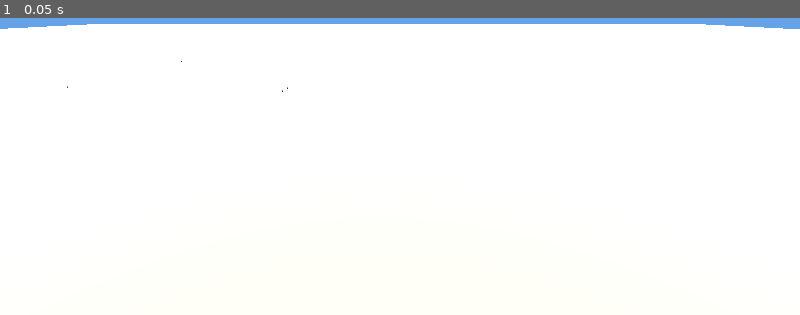
Above: before the commit, frame 1.
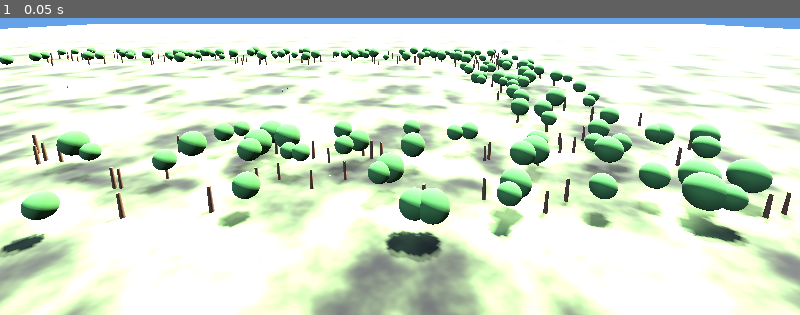
Above: after the commit, the same moment.

Repository: coybot/eco
Game: Godot game, scene res://scenes/environments/gate.tscn
Same seed, same stepped clock (60 frames per second), same inputs: the game is played once before the commit and once after it. This scene is started directly instead of the project's main scene.
Inputs:
- Up to frame 1 (0.05 s): no input

The runs differ from the first frame. In frame 1, 46% of the frame differs, in the area x 0-100%, y 6-100%.

Commit message:
M9 art pass: shared scene kit with shadows, ground variation and tree scatter
The sky/ground/lighting/tonemap block had been copy-pasted verbatim across four
environment scripts, each commented "copied from the previous one". That was
survivable as four identical copies and stops being survivable the moment the
look changes, because the perception gate and the demo scene MUST render
identically — a gate that measures recognition in a world the video is not shot
in is evidence about nothing. scene_kit.gd is now the single builder for both.

Adds shadows (which also give a small figure on open ground a cast shadow,
making it more legible from altitude), large-scale ground variation so terrain
reads as terrain rather than a green void, and a tree scatter drawn as one
MultiMesh rather than hundreds of nodes.

Scenery is strictly visual: no collision, no label metadata, never appended to
props, and kept clear of the flight corridors and the search area. The aircraft
cannot sense any of it, so an art change provably cannot move a detection result
or a gate score — which is the property that lets the M1 result survive the art
pass rather than needing to be re-argued.

Co-Authored-By: Claude Fable 5 <noreply@anthropic.com>

Diff:
--- a/drone/sim/godot/scripts/env_gate.gd
+++ b/drone/sim/godot/scripts/env_gate.gd
@@ -16,11 +16,11 @@
 ## deliberately a red-jacket figure and a bystander close enough to appear in
 ## the SAME frame (the hardest and most demo-relevant discrimination case).
 ##
-## Scene setup (sky/ground/lighting/WorldEnvironment) is copied from
-## env_countdemo.gd, which copied it from env_flightline.gd — in particular the
-## Filmic tonemap at 0.85 exposure, which is what fixed the washed-out
-## forward-camera captures. Colour fidelity is the entire point of this env, so
-## that tuning must not drift here.
+## Scene setup comes from scene_kit.gd, the SAME builder env_sar.gd uses.
+## That sharing is deliberate and load-bearing: colour fidelity is the entire
+## point of this rig, so if the gate rendered differently from the scene the
+## video is actually shot in, its measured recognition rate would be evidence
+## about a world that does not appear on screen.
 ##
 ## Coordinate convention: ENU (x=east, y=north) metres, same as every other env.
 extends Node3D
@@ -29,6 +29,7 @@
 # script class cache (never opened in the editor), so a bare `Humanoid` fails
 # to resolve when Godot is launched from the CLI. See humanoid.gd's note.
 const Humanoid = preload("res://scripts/humanoid.gd")
+const SceneKit = preload("res://scripts/scene_kit.gd")
 
 var WALLS: Array = []
 var doors: Dictionary = {}
@@ -48,9 +49,7 @@
 
 
 func _ready() -> void:
-	_add_sky_and_ground()
-	_add_lighting()
-	_add_environment()
+	SceneKit.build(self, true, 0)
 	_build_subjects()
 	FixedWingManager.register_env(self)
 	print("[env_gate] ready — %d humanoid subjects" % props.size())
@@ -70,65 +69,6 @@
 func _add(node: StaticBody3D) -> void:
 	add_child(node)
 	props.append(node)
-
-
-func _add_sky_and_ground() -> void:
-	var sphere := MeshInstance3D.new()
-	var sm := SphereMesh.new()
-	sm.radius = 3000.0
-	sm.height = 6000.0
-	sm.flip_faces = true
-	sphere.mesh = sm
-	var smat := StandardMaterial3D.new()
-	smat.shading_mode = BaseMaterial3D.SHADING_MODE_UNSHADED
-	smat.albedo_color = Color(0.34, 0.54, 0.88)
-	smat.cull_mode = BaseMaterial3D.CULL_BACK
-	sphere.material_override = smat
-	add_child(sphere)
-
-	var floor_mesh := MeshInstance3D.new()
-	var pm := PlaneMesh.new()
-	pm.size = Vector2(2000.0, 2000.0)
-	floor_mesh.mesh = pm
-	var fmat := StandardMaterial3D.new()
-	fmat.albedo_color = Color(0.32, 0.42, 0.24)
-	floor_mesh.material_override = fmat
-	add_child(floor_mesh)
-
-	var floor_body := StaticBody3D.new()
-	var floor_col := CollisionShape3D.new()
-	var floor_shape := BoxShape3D.new()
-	floor_shape.size = Vector3(2000.0, 0.2, 2000.0)
-	floor_col.shape = floor_shape
-	floor_col.position = Vector3(0.0, -0.1, 0.0)
-	floor_body.add_child(floor_col)
-	floor_body.collision_layer = 1   # LAYER_STRUCTURE (matches fixedwing_manager.gd)
-	add_child(floor_body)
-
-
-func _add_lighting() -> void:
-	var sun := DirectionalLight3D.new()
-	sun.light_energy = 1.2
-	sun.rotation_degrees = Vector3(-55.0, -30.0, 0.0)
-	add_child(sun)
-
-
-## Copied from env_flightline.gd via env_countdemo.gd — see those files for why
-## these specific values (fixes the washed-out forward-camera bug).
-func _add_environment() -> void:
-	var env := WorldEnvironment.new()
-	var environment := Environment.new()
-	environment.background_mode = Environment.BG_SKY
-	var sky := Sky.new()
-	var sky_mat := ProceduralSkyMaterial.new()
-	sky.sky_material = sky_mat
-	environment.sky = sky
-	environment.ambient_light_source = Environment.AMBIENT_SOURCE_SKY
-	environment.ambient_light_energy = 1.0
-	environment.tonemap_mode = Environment.TONE_MAPPER_FILMIC
-	environment.tonemap_exposure = 0.85
-	env.environment = environment
-	add_child(env)
 
 
 func add_wall(rect: Rect2, height: float = 60.0) -> void:
--- a/drone/sim/godot/scripts/env_sar.gd
+++ b/drone/sim/godot/scripts/env_sar.gd
@@ -35,6 +35,7 @@
 # See humanoid.gd — preloaded rather than referenced via `class_name`, since
 # this project has no global script class cache when launched from the CLI.
 const Humanoid = preload("res://scripts/humanoid.gd")
+const SceneKit = preload("res://scripts/scene_kit.gd")
 
 var WALLS: Array = []
 var doors: Dictionary = {}
@@ -92,9 +93,7 @@
 
 
 func _ready() -> void:
-	_add_sky_and_ground()
-	_add_lighting()
-	_add_environment()
+	SceneKit.build(self, true, 0)
 	_build_wall()
 	_build_tunnel()
 	_build_actors()
@@ -339,64 +338,6 @@
 
 
 # ------------------------------------------------------------------ scene setup
-func _add_sky_and_ground() -> void:
-	var sphere := MeshInstance3D.new()
-	var sm := SphereMesh.new()
-	sm.radius = 3000.0
-	sm.height = 6000.0
-	sm.flip_faces = true
-	sphere.mesh = sm
-	var smat := StandardMaterial3D.new()
-	smat.shading_mode = BaseMaterial3D.SHADING_MODE_UNSHADED
-	smat.albedo_color = Color(0.34, 0.54, 0.88)
-	smat.cull_mode = BaseMaterial3D.CULL_BACK
-	sphere.material_override = smat
-	add_child(sphere)
-
-	var floor_mesh := MeshInstance3D.new()
-	var pm := PlaneMesh.new()
-	pm.size = Vector2(2000.0, 2000.0)
-	floor_mesh.mesh = pm
-	var fmat := StandardMaterial3D.new()
-	fmat.albedo_color = Color(0.32, 0.42, 0.24)
-	floor_mesh.material_override = fmat
-	add_child(floor_mesh)
-
-	var floor_body := StaticBody3D.new()
-	var floor_col := CollisionShape3D.new()
-	var floor_shape := BoxShape3D.new()
-	floor_shape.size = Vector3(2000.0, 0.2, 2000.0)
-	floor_col.shape = floor_shape
-	floor_col.position = Vector3(0.0, -0.1, 0.0)
-	floor_body.add_child(floor_col)
-	floor_body.collision_layer = 1
-	add_child(floor_body)
-
-
-func _add_lighting() -> void:
-	var sun := DirectionalLight3D.new()
-	sun.light_energy = 1.2
-	sun.rotation_degrees = Vector3(-55.0, -30.0, 0.0)
-	add_child(sun)
-
-
-## See env_flightline.gd for why these exact values (washed-out capture fix).
-func _add_environment() -> void:
-	var env := WorldEnvironment.new()
-	var environment := Environment.new()
-	environment.background_mode = Environment.BG_SKY
-	var sky := Sky.new()
-	var sky_mat := ProceduralSkyMaterial.new()
-	sky.sky_material = sky_mat
-	environment.sky = sky
-	environment.ambient_light_source = Environment.AMBIENT_SOURCE_SKY
-	environment.ambient_light_energy = 1.0
-	environment.tonemap_mode = Environment.TONE_MAPPER_FILMIC
-	environment.tonemap_exposure = 0.85
-	env.environment = environment
-	add_child(env)
-
-
 ## Same contract as the other envs, so the standard "raise_wall" inject works
 ## here too on top of the permanent wall built at _ready().
 func add_wall(rect: Rect2, height: float = 60.0) -> void:
--- /dev/null
+++ b/drone/sim/godot/scripts/scene_kit.gd
@@ -0,0 +1,168 @@
+## Shared outdoor scene setup: sky, ground, light, tonemapping, scenery.
+##
+## The sky/ground/lighting/WorldEnvironment block was copy-pasted verbatim
+## across env_flightline, env_countdemo, env_gate and env_sar, with comments in
+## each saying "copied from the previous one". That was survivable while it was
+## four identical copies; it stops being survivable the moment the look changes,
+## because the perception gate (env_gate) and the demo scene (env_sar) MUST
+## render identically. If they drift, the gate's measured recognition rate is no
+## longer evidence about the scene the video is actually shot in.
+##
+## The Filmic tonemap at 0.85 exposure is load-bearing, not taste: it is what
+## fixed the washed-out forward-camera captures (see env_flightline.gd).
+extends RefCounted
+
+const GROUND_SIZE := 2000.0
+const SKY_RADIUS := 3000.0
+
+
+## Everything an outdoor env needs. `scenery` adds visual dressing (trees,
+## ground variation) that improves the footage without touching what the
+## aircraft can sense — scenery carries no "label" metadata and never enters
+## `props`, so detect() and prop_truth() are completely unaffected by it. That
+## separation is deliberate: the art pass must not be able to change a
+## capability result.
+static func build(parent: Node3D, scenery: bool = true, seed_val: int = 0) -> void:
+	_add_sky(parent)
+	_add_ground(parent)
+	_add_lighting(parent)
+	_add_environment(parent)
+	if scenery:
+		_add_scenery(parent, seed_val)
+
+
+static func _add_sky(parent: Node3D) -> void:
+	var sphere := MeshInstance3D.new()
+	var sm := SphereMesh.new()
+	sm.radius = SKY_RADIUS
+	sm.height = SKY_RADIUS * 2.0
+	sm.flip_faces = true
+	sphere.mesh = sm
+	var smat := StandardMaterial3D.new()
+	smat.shading_mode = BaseMaterial3D.SHADING_MODE_UNSHADED
+	smat.albedo_color = Color(0.34, 0.54, 0.88)
+	smat.cull_mode = BaseMaterial3D.CULL_BACK
+	sphere.material_override = smat
+	parent.add_child(sphere)
+
+
+static func _add_ground(parent: Node3D) -> void:
+	var floor_mesh := MeshInstance3D.new()
+	var pm := PlaneMesh.new()
+	pm.size = Vector2(GROUND_SIZE, GROUND_SIZE)
+	# Subdivided so the vertex-lit gradient across it isn't a single flat wash;
+	# a uniformly coloured ground gives the model no scale or motion cues.
+	pm.subdivide_width = 32
+	pm.subdivide_depth = 32
+	floor_mesh.mesh = pm
+	var fmat := StandardMaterial3D.new()
+	fmat.albedo_color = Color(0.32, 0.42, 0.24)
+	fmat.roughness = 1.0
+	# Faint large-scale variation so the terrain reads as ground rather than a
+	# green void, without adding anything that could be mistaken for an object.
+	var noise := FastNoiseLite.new()
+	noise.frequency = 0.004
+	noise.noise_type = FastNoiseLite.TYPE_SIMPLEX
+	var tex := NoiseTexture2D.new()
+	tex.noise = noise
+	tex.width = 512
+	tex.height = 512
+	tex.seamless = true
+	fmat.albedo_texture = tex
+	fmat.uv1_scale = Vector3(24.0, 24.0, 1.0)
+	# Keep the tint dominant — the texture is variation, not a new colour.
+	fmat.albedo_color = Color(0.42, 0.52, 0.32)
+	floor_mesh.material_override = fmat
+	parent.add_child(floor_mesh)
+
+	var floor_body := StaticBody3D.new()
+	var floor_col := CollisionShape3D.new()
+	var floor_shape := BoxShape3D.new()
+	floor_shape.size = Vector3(GROUND_SIZE, 0.2, GROUND_SIZE)
+	floor_col.shape = floor_shape
+	floor_col.position = Vector3(0.0, -0.1, 0.0)
+	floor_body.add_child(floor_col)
+	floor_body.collision_layer = 1   # LAYER_STRUCTURE
+	parent.add_child(floor_body)
+
+
+static func _add_lighting(parent: Node3D) -> void:
+	var sun := DirectionalLight3D.new()
+	sun.light_energy = 1.2
+	sun.rotation_degrees = Vector3(-55.0, -30.0, 0.0)
+	# Shadows give the footage depth and, more usefully, give a small figure on
+	# open ground a cast shadow that makes it legible at altitude.
+	sun.shadow_enabled = true
+	sun.directional_shadow_max_distance = 400.0
+	parent.add_child(sun)
+
+
+static func _add_environment(parent: Node3D) -> void:
+	var env := WorldEnvironment.new()
+	var environment := Environment.new()
+	environment.background_mode = Environment.BG_SKY
+	var sky := Sky.new()
+	var sky_mat := ProceduralSkyMaterial.new()
+	sky.sky_material = sky_mat
+	environment.sky = sky
+	environment.ambient_light_source = Environment.AMBIENT_SOURCE_SKY
+	environment.ambient_light_energy = 1.0
+	environment.tonemap_mode = Environment.TONE_MAPPER_FILMIC
+	environment.tonemap_exposure = 0.85   # see this file's header — load-bearing
+	env.environment = environment
+	parent.add_child(env)
+
+
+## Tree scatter, as ONE MultiMesh draw rather than hundreds of nodes.
+##
+## Purely visual: no collision, no "label" meta, never appended to `props`. The
+## aircraft cannot sense any of it, so adding or removing scenery cannot change
+## a detection result or a gate score.
+static func _add_scenery(parent: Node3D, seed_val: int) -> void:
+	var rng := RandomNumberGenerator.new()
+	rng.seed = seed_val
+
+	var trunk := CylinderMesh.new()
+	trunk.height = 6.0
+	trunk.top_radius = 0.35
+	trunk.bottom_radius = 0.5
+	var trunk_mat := StandardMaterial3D.new()
+	trunk_mat.albedo_color = Color(0.28, 0.20, 0.13)
+	trunk_mat.roughness = 1.0
+	trunk.material = trunk_mat
+
+	var canopy := SphereMesh.new()
+	canopy.radius = 3.2
+	canopy.height = 6.4
+	var canopy_mat := StandardMaterial3D.new()
+	canopy_mat.albedo_color = Color(0.16, 0.32, 0.15)
+	canopy_mat.roughness = 1.0
+	canopy.material = canopy_mat
+
+	for spec in [[trunk, 3.0], [canopy, 7.5]]:
+		var mm := MultiMesh.new()
+		mm.transform_format = MultiMesh.TRANSFORM_3D
+		mm.mesh = spec[0]
+		var placed: Array = []
+		mm.instance_count = 220
+		var i := 0
+		var guard := 0
+		while i < mm.instance_count and guard < 4000:
+			guard += 1
+			var x := rng.randf_range(-120.0, 340.0)
+			var z := rng.randf_range(-150.0, 150.0)
+			# Keep clear of the corridors the aircraft actually fly and of the
+			# search area, so scenery never crowds a beat or blocks a sightline.
+			if absf(z) < 95.0 and x > -60.0 and x < 320.0:
+				continue
+			placed.append(Vector2(x, z))
+			var t := Transform3D(Basis.IDENTITY.scaled(
+				Vector3.ONE * rng.randf_range(0.8, 1.4)),
+				Vector3(x, float(spec[1]), -z))
+			mm.set_instance_transform(i, t)
+			i += 1
+		mm.instance_count = i
+		var mmi := MultiMeshInstance3D.new()
+		mmi.multimesh = mm
+		mmi.name = "scenery_%s" % ("trunks" if spec[0] == trunk else "canopies")
+		parent.add_child(mmi)
